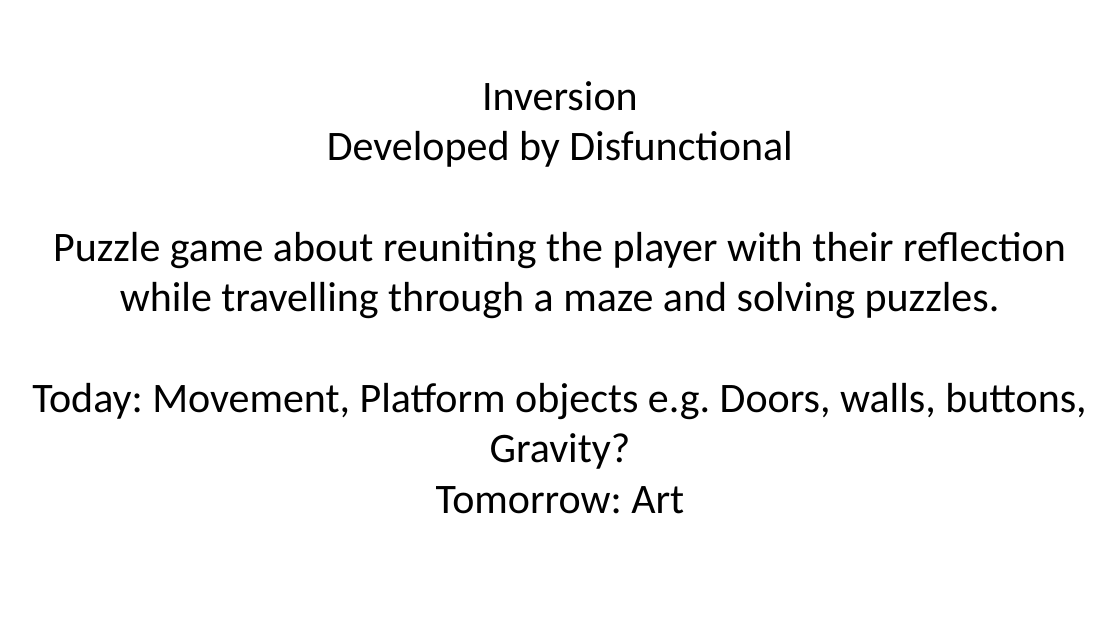
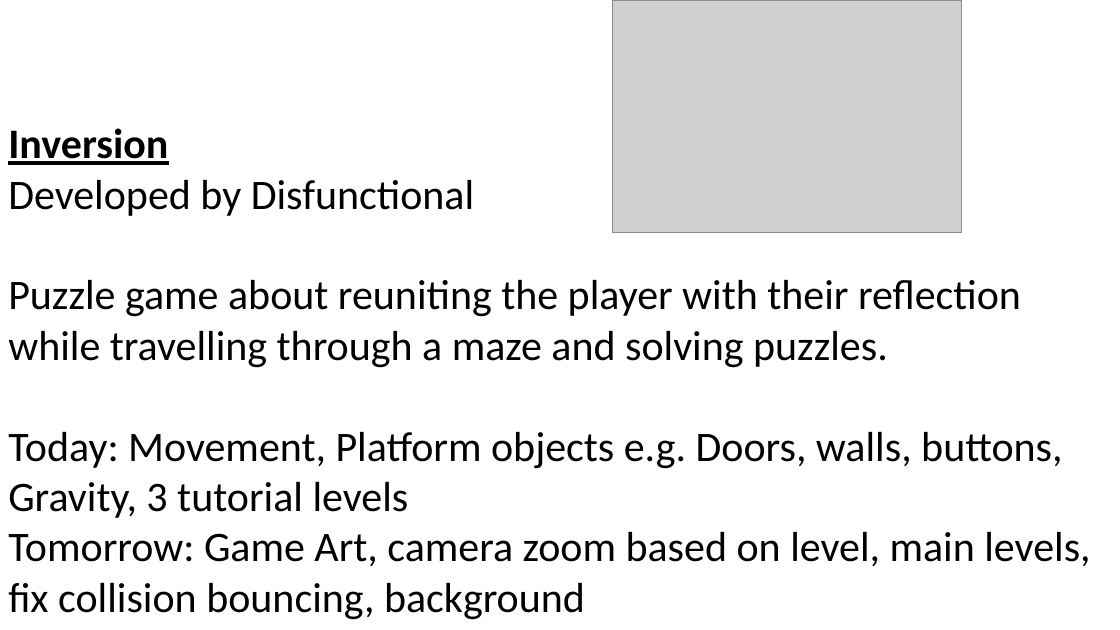
Before and after one commit to scara2016/HelpV2, a slide deck: slide 1 of HelpUs/Documents/Pitch.pptx. Drawn at 1120x630 pixels with LibreOffice and Linux fonts; fonts in the diff are those of the drawing; grey boxes stand for pictures. Boxes give left, top, right and bottom in pixels: in the first picture for what was removed or moved away, otherwise in the second. Text is boxed around its words. In the diff, an @@ line names an element or a change of style, - is before the commit and + after.

Commit message:
level 4 stuff and pitch edits

```diff
--- a/HelpUs/Documents/Pitch.pptx
+++ b/HelpUs/Documents/Pitch.pptx
@@ picture added at box(613, 0, 962, 233) @@
@@ text "Inversion": place and size @@
-text "Inversion" at box(32, 81, 1086, 514)
+text "Inversion" at box(8, 128, 1090, 620)
@@ text at box(8, 128, 1021, 368): bold on, underline on in "Inversion"; alignment centre to left @@
@@ text at box(8, 432, 1090, 620): text changed @@
-Today: Movement, Platform objects e.g. Doors, walls, buttons, Gravity?
-Tomorrow: Art
+Today: Movement, Platform objects e.g. Doors, walls, buttons, Gravity, 3 tutorial levels
+Tomorrow: Game Art, camera zoom based on level, main levels, fix collision bouncing, background
```
Also in this commit, not shown: 3 other files.
